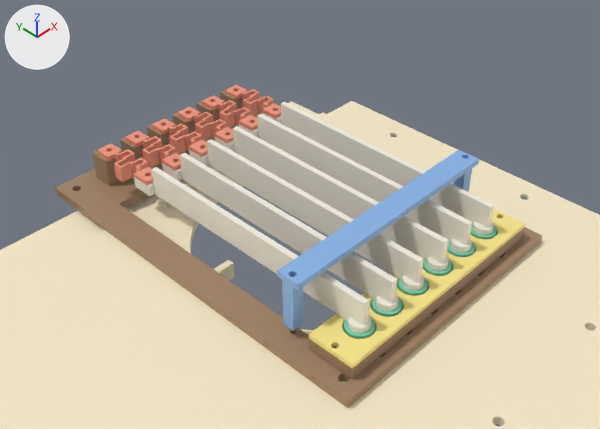
An edit to the Blender file Гитара_струны.blend, drawn before and after from the same camera.
Rendered twice from the file's camera 'Camera'. Lighting does not change. The marker at upper left points along +X, +Y and +Z. The picture after the commit comes second.

Objects in the first picture: 'К_крышка_wn_(контекст)', 'Струны_рама', 'гармошка_0', 'гармошка_1', 'гармошка_2', 'гармошка_3', 'гармошка_4', 'гармошка_5', 'мост_струн', 'потенциометр_0', 'потенциометр_1', 'прижим_потенцев', 'струна_0', 'струна_1', 'струна_2', 'струна_3', 'струна_4', 'струна_5' and 4 more.
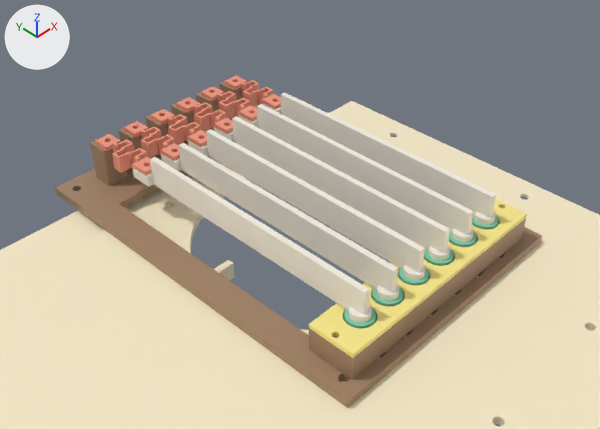
Commit message: Струны v3: замок-болтик сквозь потенциометр вместо моста (идея юзера)

Location of each change, [x1, y1, x2, y2] in pixels of the pictures (600 x 429 px; the box of a moved part takes in the faces that stretch with it):
'Струны_рама', reshaped
    before: [55, 90, 542, 408]
    after: [55, 81, 542, 408]
'струна_0', moved
    before: [134, 167, 371, 333]
    after: [133, 157, 372, 323]
'струна_1', moved
    before: [162, 153, 398, 311]
    after: [161, 143, 399, 301]
'струна_2', moved
    before: [189, 139, 424, 290]
    after: [188, 129, 425, 280]
'струна_3', moved
    before: [214, 126, 449, 271]
    after: [214, 116, 450, 261]
'струна_4', moved
    before: [239, 114, 472, 252]
    after: [239, 104, 474, 242]
'прижим_потенцев', moved
    before: [309, 209, 525, 368]
    after: [309, 199, 527, 358]
'струна_5', moved
    before: [262, 102, 494, 235]
    after: [262, 92, 496, 225]
'мост_струн', deleted (blue)
    before: [277, 150, 479, 331]
'гармошка_0', moved
    before: [97, 143, 153, 185]
    after: [95, 134, 152, 176]
'гармошка_1', moved
    before: [125, 130, 181, 171]
    after: [124, 121, 180, 161]
'гармошка_2', moved
    before: [152, 118, 208, 157]
    after: [151, 109, 207, 147]
'гармошка_3', moved
    before: [177, 106, 233, 144]
    after: [176, 97, 233, 134]
'гармошка_4', moved
    before: [202, 95, 258, 131]
    after: [201, 86, 257, 121]
'гармошка_5', moved
    before: [225, 85, 281, 119]
    after: [225, 76, 281, 109]
'потенциометр_0', moved
    before: [342, 319, 376, 339]
    after: [343, 309, 377, 328]
'потенциометр_1', moved
    before: [370, 298, 403, 317]
    after: [371, 287, 404, 306]
part 1 of me_gst_rama_001, moved or reshaped
    before: [92, 90, 243, 186]
    after: [90, 81, 243, 186]
part 2 of me_gst_rama_001, moved or reshaped
    before: [56, 96, 540, 400]
    after: [309, 218, 526, 380]

Patch to the scene script:
```diff
--- a/Гитара_струны.blend.py
+++ b/Гитара_струны.blend.py
@@ me_gst_rama_001 @@
-me_gst_rama_001.from_pydata(...)  # 3748 vertices, 7560 faces; spans x -48.0..48.0, y 611.0..749.0, z 0.0..13.5
+me_gst_rama_001.from_pydata(...)  # 3324 vertices, 6712 faces; spans x -48.0..48.0, y 611.0..749.0, z 0.0..17.5
+# me_gst_rama_001 part 1: 574 vertices moved from x -34.0..34.0, y 736.0..744.0, z 9.9..13.5 to x -34.0..34.0, y 736.0..744.0, z 13.9..17.5; 962 vertices removed from x -30.8..30.9, y 738.1..739.9, z 9.9..13.5; 962 vertices added at x -30.8..30.9, y 738.1..739.9, z 13.9..17.5
+# me_gst_rama_001 part 2: 13 vertices moved from x -42.0..42.1, y 617.4..631.0, z 0.0..7.5 to x -42.0..42.1, y 617.4..631.0, z 0.0..11.5; 1085 vertices removed from x -42.0..42.0, y 615.0..639.9, z 0.6..7.5; 661 vertices added at x -42.0..42.0, y 615.0..628.6, z 0.0..11.5
 me_gst_rama_001.materials.append(mat_st_rama)
@@ ob_прижим_потенцев @@
 ob_прижим_потенцев = bpy.data.objects.new('прижим_потенцев', me_gst_klamp)
-ob_прижим_потенцев.location = (0.0, 0.0, 33.5)
+ob_прижим_потенцев.location = (0.0, 0.0, 37.5)
@@ ob_мост_струн @@
-ob_мост_струн = bpy.data.objects.new('мост_струн', me_gst_bridge)
@@ ob_потенциометр_0 @@
 ob_потенциометр_0 = bpy.data.objects.new('потенциометр_0', me_gst_pot_dummy_006)
-ob_потенциометр_0.location = (-30.0, 623.0, 29.0)
+ob_потенциометр_0.location = (-30.0, 623.0, 33.0)
@@ ob_струна_0 @@
 ob_струна_0 = bpy.data.objects.new('струна_0', me_gst_struna_006)
-ob_струна_0.location = (-30.0, 623.0, 35.5)
+ob_струна_0.location = (-30.0, 623.0, 39.5)
@@ ob_гармошка_0 @@
 ob_гармошка_0 = bpy.data.objects.new('гармошка_0', me_gst_garm_006)
-ob_гармошка_0.location = (-30.0, 717.0, 35.5)
+ob_гармошка_0.location = (-30.0, 717.0, 39.5)
@@ ob_потенциометр_1 @@
 ob_потенциометр_1 = bpy.data.objects.new('потенциометр_1', me_gst_pot_dummy_007)
-ob_потенциометр_1.location = (-18.0, 623.0, 29.0)
+ob_потенциометр_1.location = (-18.0, 623.0, 33.0)
@@ ob_струна_1 @@
 ob_струна_1 = bpy.data.objects.new('струна_1', me_gst_struna_007)
-ob_струна_1.location = (-18.0, 623.0, 35.5)
+ob_струна_1.location = (-18.0, 623.0, 39.5)
@@ ob_гармошка_1 @@
 ob_гармошка_1 = bpy.data.objects.new('гармошка_1', me_gst_garm_007)
-ob_гармошка_1.location = (-18.0, 717.0, 35.5)
+ob_гармошка_1.location = (-18.0, 717.0, 39.5)
@@ ob_струна_2 @@
 ob_струна_2 = bpy.data.objects.new('струна_2', me_gst_struna_008)
-ob_струна_2.location = (-6.0, 623.0, 35.5)
+ob_струна_2.location = (-6.0, 623.0, 39.5)
@@ ob_гармошка_2 @@
 ob_гармошка_2 = bpy.data.objects.new('гармошка_2', me_gst_garm_008)
-ob_гармошка_2.location = (-6.0, 717.0, 35.5)
+ob_гармошка_2.location = (-6.0, 717.0, 39.5)
@@ ob_струна_3 @@
 ob_струна_3 = bpy.data.objects.new('струна_3', me_gst_struna_009)
-ob_струна_3.location = (6.0, 623.0, 35.5)
+ob_струна_3.location = (6.0, 623.0, 39.5)
@@ ob_гармошка_3 @@
 ob_гармошка_3 = bpy.data.objects.new('гармошка_3', me_gst_garm_009)
-ob_гармошка_3.location = (6.0, 717.0, 35.5)
+ob_гармошка_3.location = (6.0, 717.0, 39.5)
@@ ob_струна_4 @@
 ob_струна_4 = bpy.data.objects.new('струна_4', me_gst_struna_010)
-ob_струна_4.location = (18.0, 623.0, 35.5)
+ob_струна_4.location = (18.0, 623.0, 39.5)
@@ ob_гармошка_4 @@
 ob_гармошка_4 = bpy.data.objects.new('гармошка_4', me_gst_garm_010)
-ob_гармошка_4.location = (18.0, 717.0, 35.5)
+ob_гармошка_4.location = (18.0, 717.0, 39.5)
@@ ob_струна_5 @@
 ob_струна_5 = bpy.data.objects.new('струна_5', me_gst_struna_011)
-ob_струна_5.location = (30.0, 623.0, 35.5)
+ob_струна_5.location = (30.0, 623.0, 39.5)
@@ ob_гармошка_5 @@
 ob_гармошка_5 = bpy.data.objects.new('гармошка_5', me_gst_garm_011)
-ob_гармошка_5.location = (30.0, 717.0, 35.5)
+ob_гармошка_5.location = (30.0, 717.0, 39.5)
```
